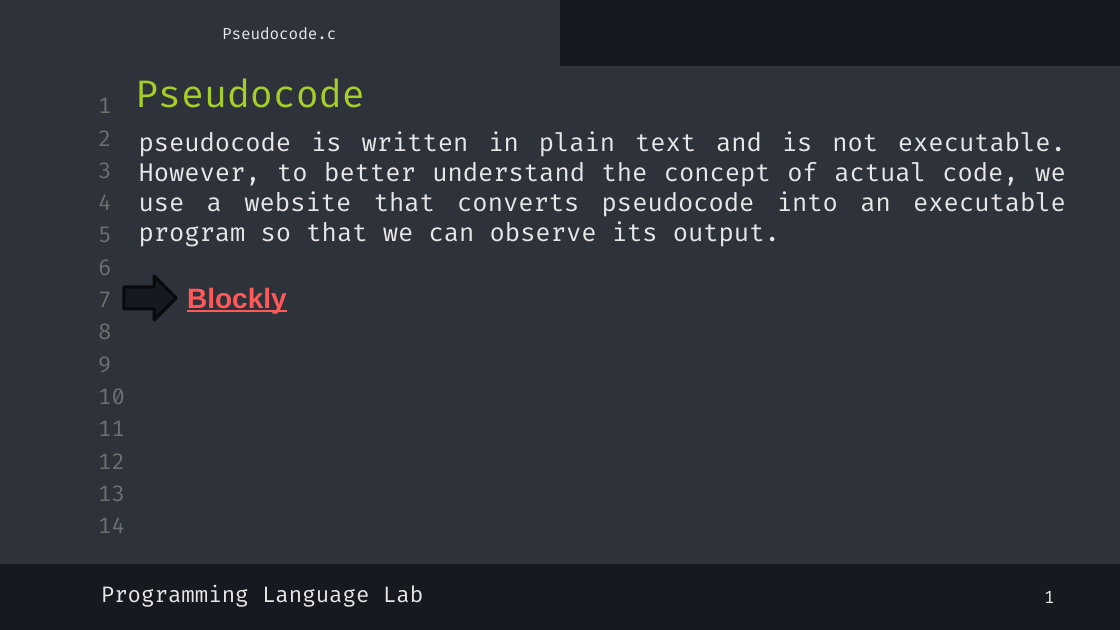
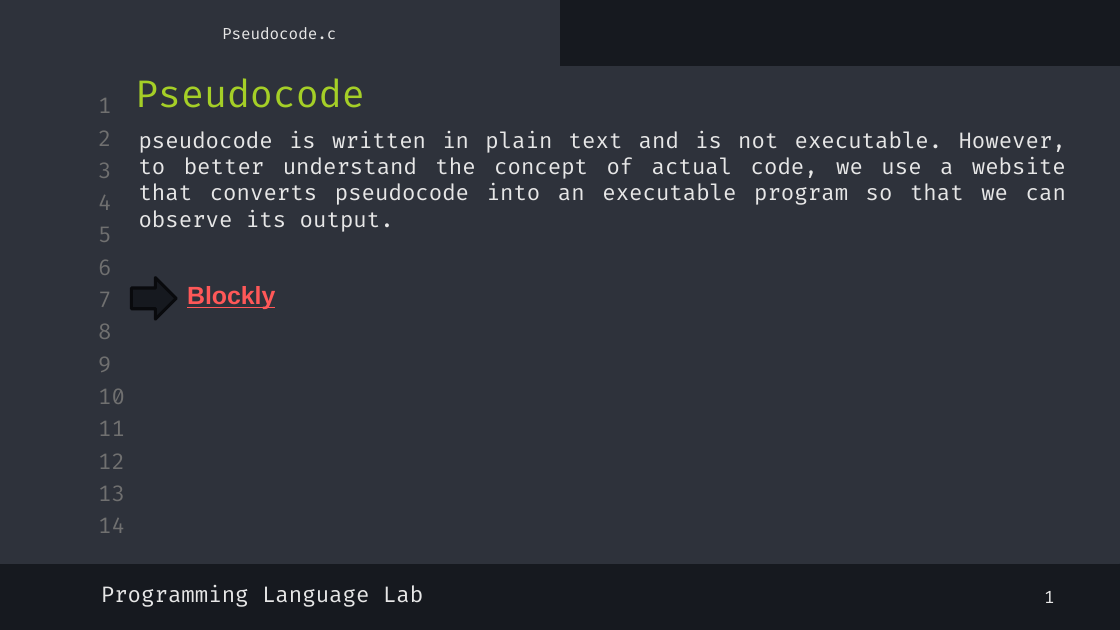
Before and after one commit to shayan-naghizadeh/C-Lab-AUT, a slide deck: slide 2 of slides/2.Pseudocode/Pseudocode.pptx. Drawn at 1120x630 pixels with LibreOffice and Linux fonts; fonts in the diff are those of the drawing. Boxes give left, top, right and bottom in pixels: in the first picture for what was removed or moved away, otherwise in the second. Text is boxed around its words. In the diff, an @@ line names an element or a change of style, - is before the commit and + after.

```diff
--- a/slides/2.Pseudocode/Pseudocode.pptx
+++ b/slides/2.Pseudocode/Pseudocode.pptx
@@ text "pseudocode is written in plain ..." at box(139, 131, 1066, 232): size 16 to 14 pt @@
@@ right arrow: place and size @@
-right arrow at box(124, 276, 177, 319)
+right arrow at box(131, 278, 176, 319)
@@ text "Blockly" at box(187, 286, 275, 309): size 18 to 16 pt @@
```
Also in this commit, not shown: 3 other slides changed, 1 slide added, 3 other files.
